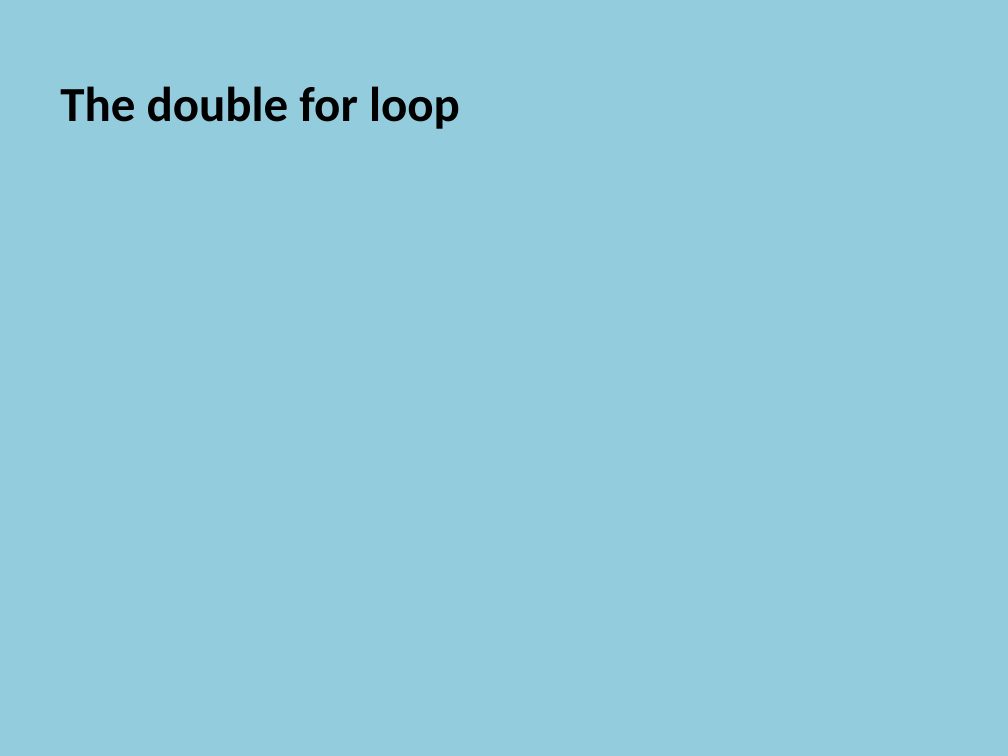
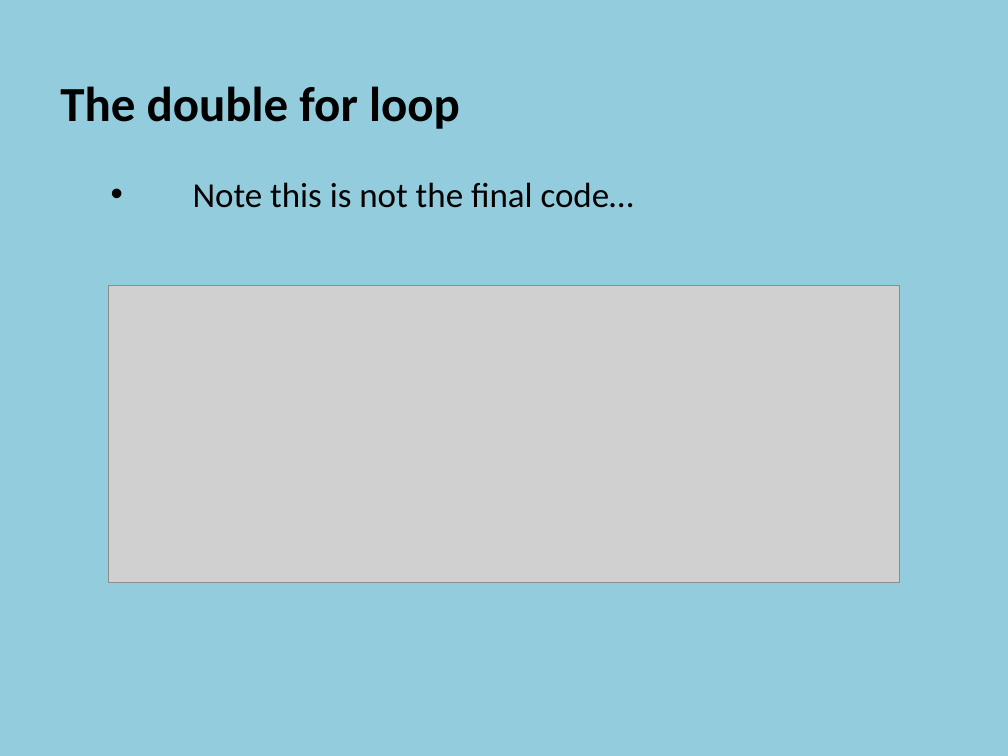
Before and after one commit to szetko/course-materials, a slide deck: slide 18 of Programming 4/07.1 Manual Scrolling Tile Map/07.1 Manual Scrolling Tile Map.pptx. Drawn at 1008x756 pixels with LibreOffice and Linux fonts; fonts in the diff are those of the drawing; grey boxes stand for pictures. Boxes give left, top, right and bottom in pixels: in the first picture for what was removed or moved away, otherwise in the second. Text is boxed around its words. In the diff, an @@ line names an element or a change of style, - is before the commit and + after.

```diff
--- a/Programming 4/07.1 Manual Scrolling Tile Map/07.1 Manual Scrolling Tile Map.pptx
+++ b/Programming 4/07.1 Manual Scrolling Tile Map/07.1 Manual Scrolling Tile Map.pptx
@@ text at [193, 182, 634, 208]: paragraph added @@
+    • Note this is not the final code…
@@ picture added at [109, 285, 899, 583] @@
```
Also in this commit, not shown: 10 other slides changed, 1 slide added, 1 other file.
